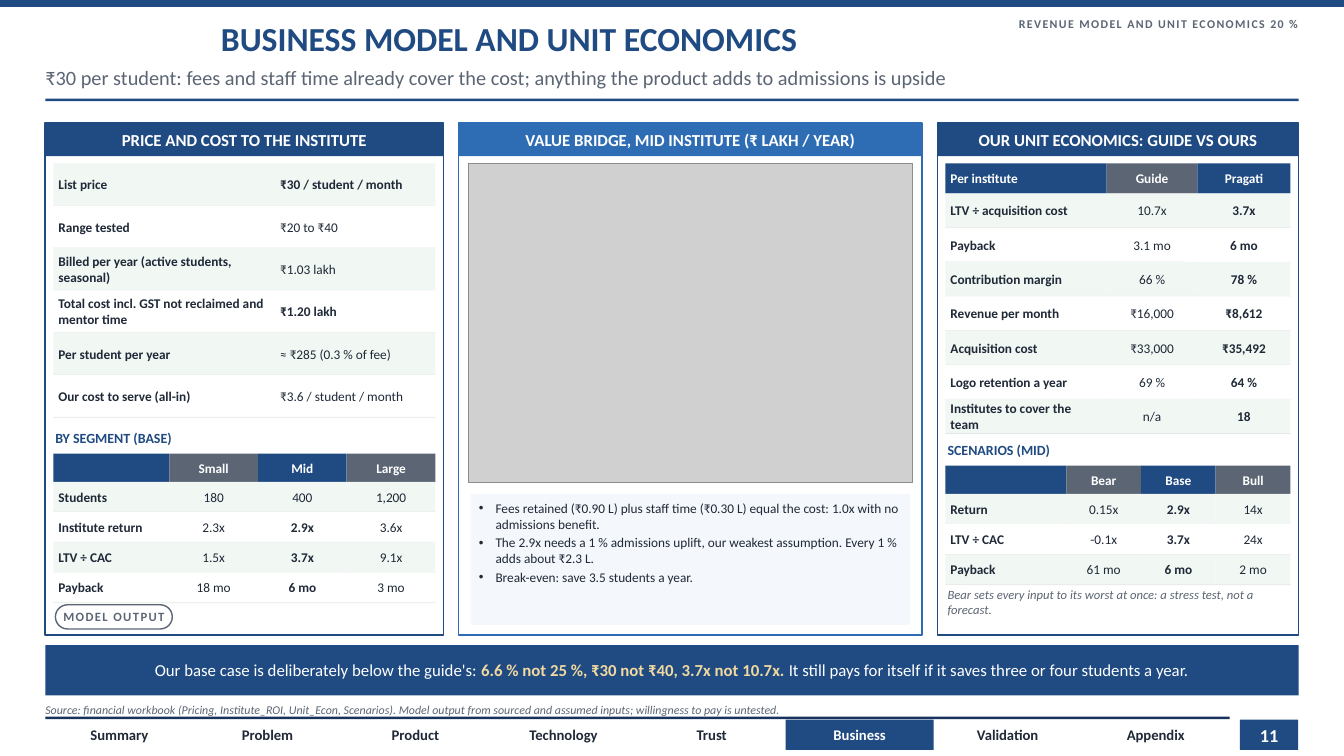
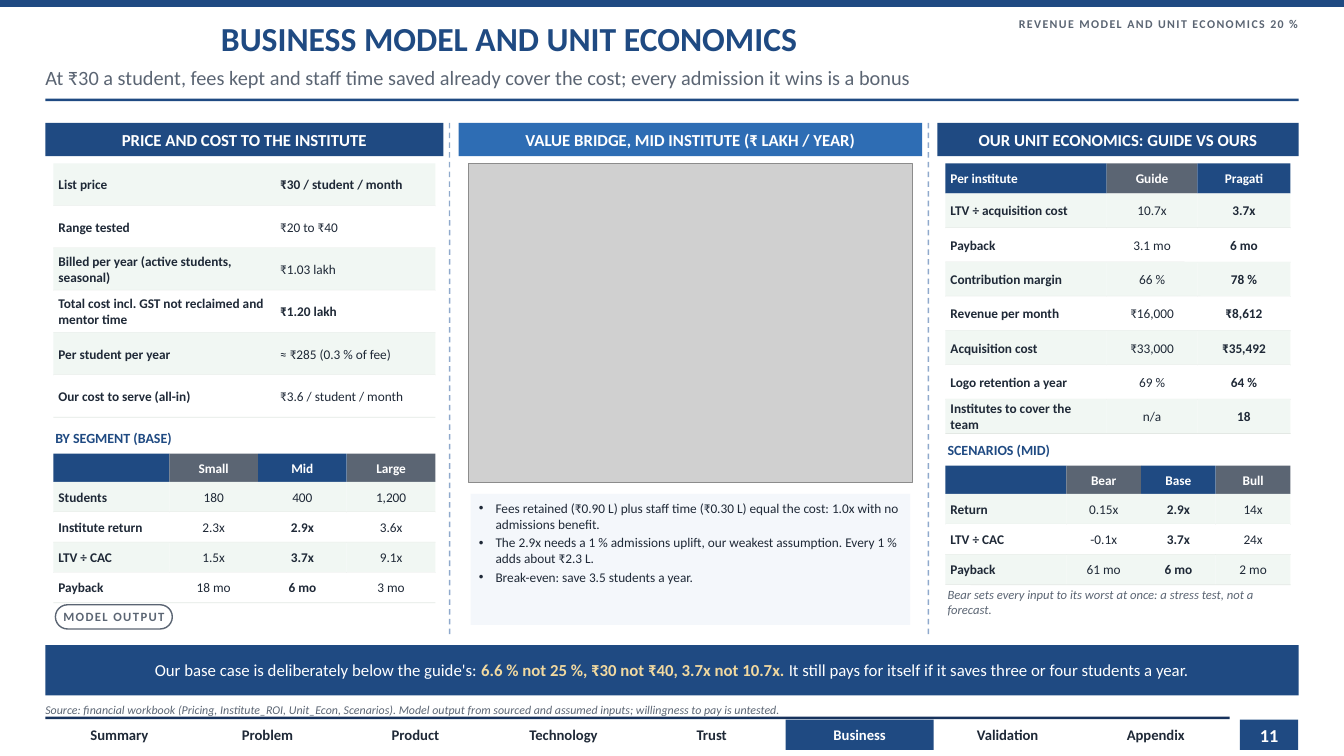
Before and after one commit to AdityaKuranjekar/institute-intelligence-platform, a slide deck: slide 11 of slides/AlphaQ_CaseB_Round1.pptx. Drawn at 1344x756 pixels with LibreOffice and Linux fonts; fonts in the diff are those of the drawing; grey boxes stand for pictures. Boxes give left, top, right and bottom in pixels: in the first picture for what was removed or moved away, otherwise in the second. Text is boxed around its words. In the diff, an @@ line names an element or a change of style, - is before the commit and + after.

```diff
--- a/slides/AlphaQ_CaseB_Round1.pptx
+++ b/slides/AlphaQ_CaseB_Round1.pptx
@@ text at box(45, 71, 910, 89): text changed @@
-₹30 per student: fees and staff time already cover the cost; anything the product adds to admissions is upside
+At ₹30 a student, fees kept and staff time saved already cover the cost; every admission it wins is a bonus
@@ rectangle removed at box(45, 123, 444, 635) @@
@@ line added from (450, 123) to (450, 635), #8FA9CC 1 pt dashed @@
@@ rectangle removed at box(459, 123, 923, 635) @@
@@ line added from (929, 123) to (929, 635), #8FA9CC 1 pt dashed @@
@@ rectangle removed at box(938, 123, 1299, 635) @@
```
Also in this commit, not shown: 15 other slides changed, 1 slide added, 26 other files.
